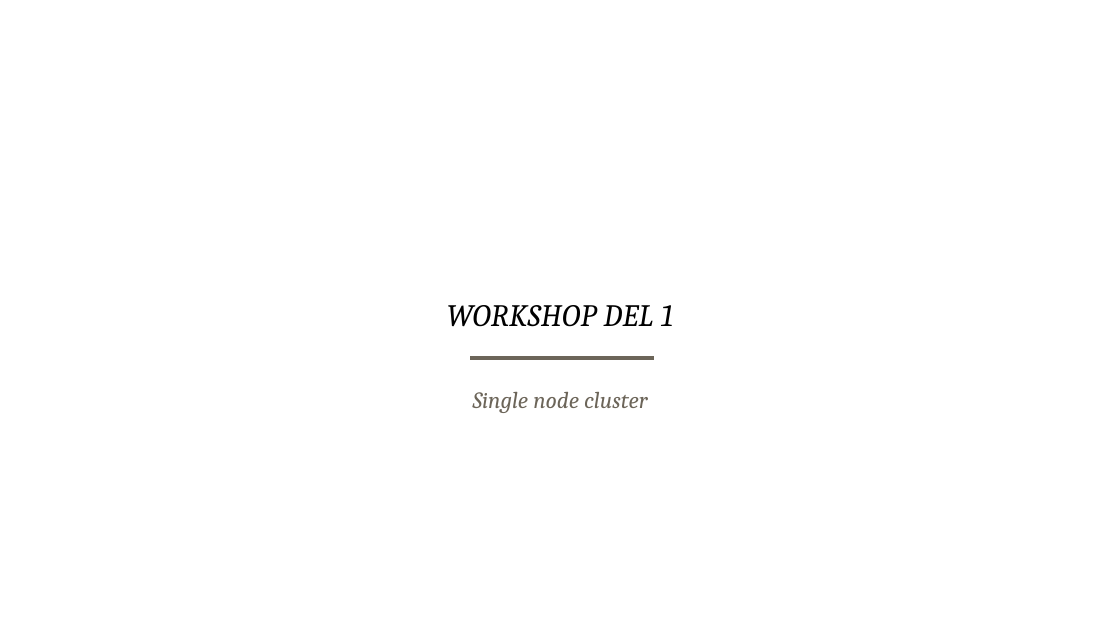
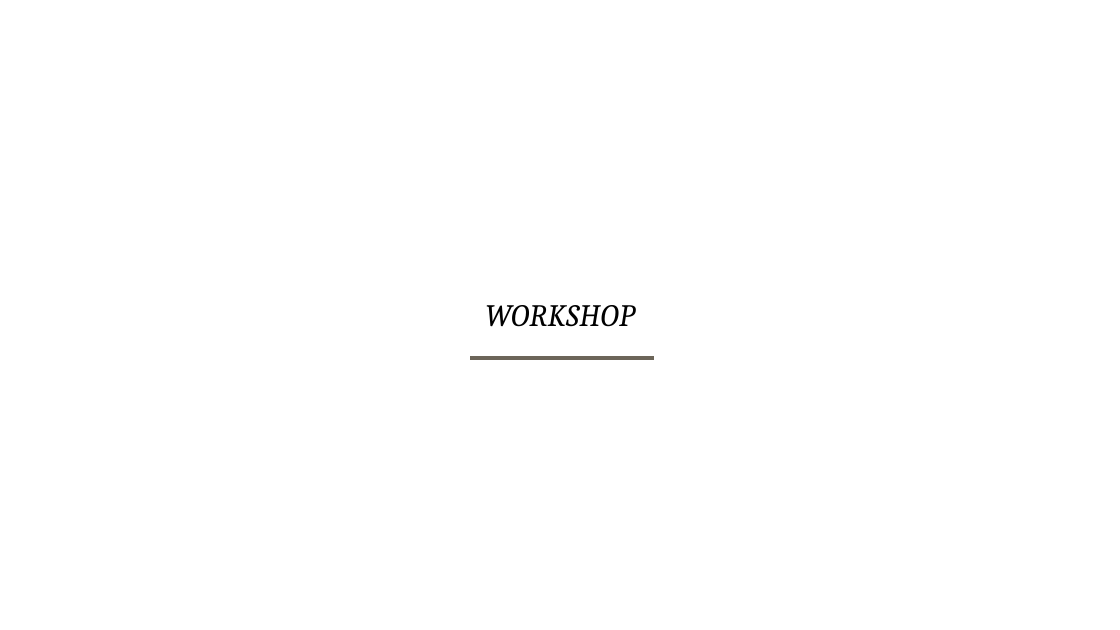
Before and after one commit to baakind/cassandra-workshop, a slide deck: slide 8 of intro.pptx. Drawn at 1120x630 pixels with LibreOffice and Linux fonts; fonts in the diff are those of the drawing; background and template pictures are left out. Boxes give left, top, right and bottom in pixels: in the first picture for what was removed or moved away, otherwise in the second. Text is boxed around its words. In the diff, an @@ line names an element or a change of style, - is before the commit and + after.

```diff
--- a/intro.pptx
+++ b/intro.pptx
@@ title at (485, 305, 634, 327): text changed @@
-WORKSHOP DEL 1
+WORKSHOP
@@ subtitle removed at (473, 392, 647, 413) @@
-Single node cluster
```
Also in this commit, not shown: 5 other slides changed.
